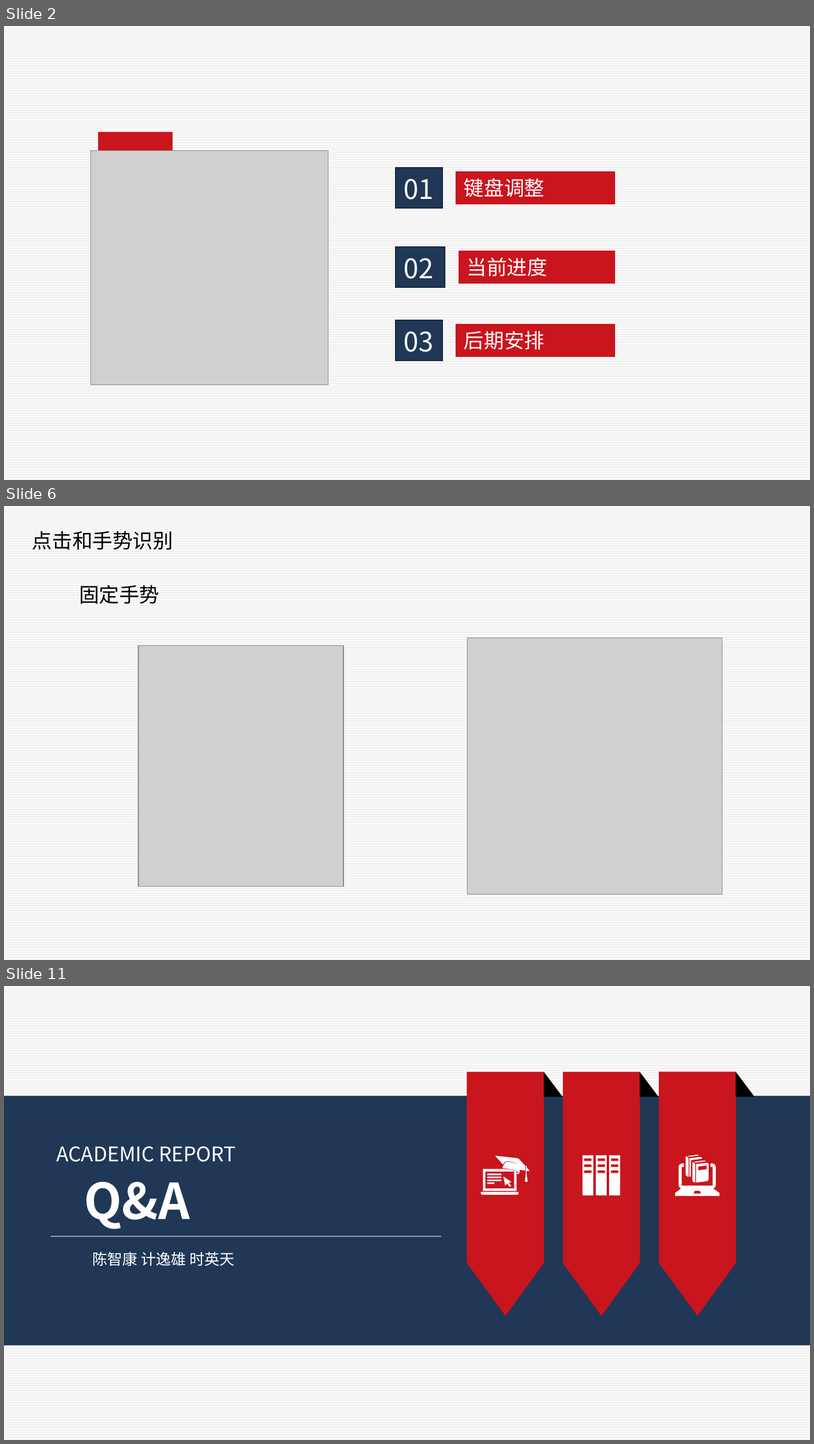
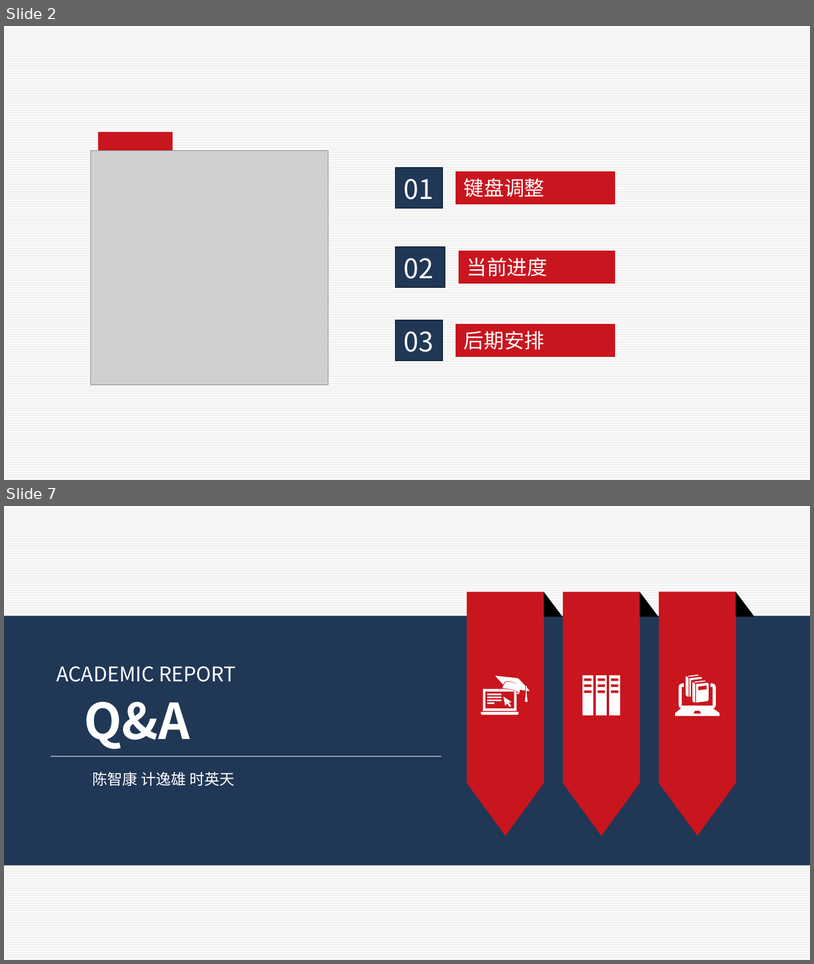
Before and after one commit to jiyixiong/keyboard, a slide deck: 人机交互.pptx. Shown one above the other, each under a label of ours: slides 2, 6 and 11 before the commit, slides 2 and 7 after it; the slides between them are not shown. The pictures are 814x1444 and 814x964 pixels, drawn with LibreOffice and Linux fonts; fonts in the diff are those of the drawing; grey boxes stand for pictures. Boxes give left, top, right and bottom in pixels: in the first picture for what was removed or moved away, otherwise in the second. Text is boxed around its words. In the diff, an @@ line names an element or a change of style, - is before the commit and + after.

```diff
--- a/人机交互.pptx
+++ b/人机交互.pptx
@@ slide 6 removed at [4,506,810,960], background pattern #F2F2F2 on #FFFFFF @@
@@ text removed at [32,531,173,550] @@
-点击和手势识别
@@ text removed at [79,585,159,604] @@
-固定手势
@@ picture removed at [138,646,344,886] @@
@@ picture removed at [468,637,723,894] @@
@@ what was slide 11 is now slide 7 @@
```
Also in this commit, not shown: 1 slide changed, 3 slides added, 6 other slides removed, 1 other file.
